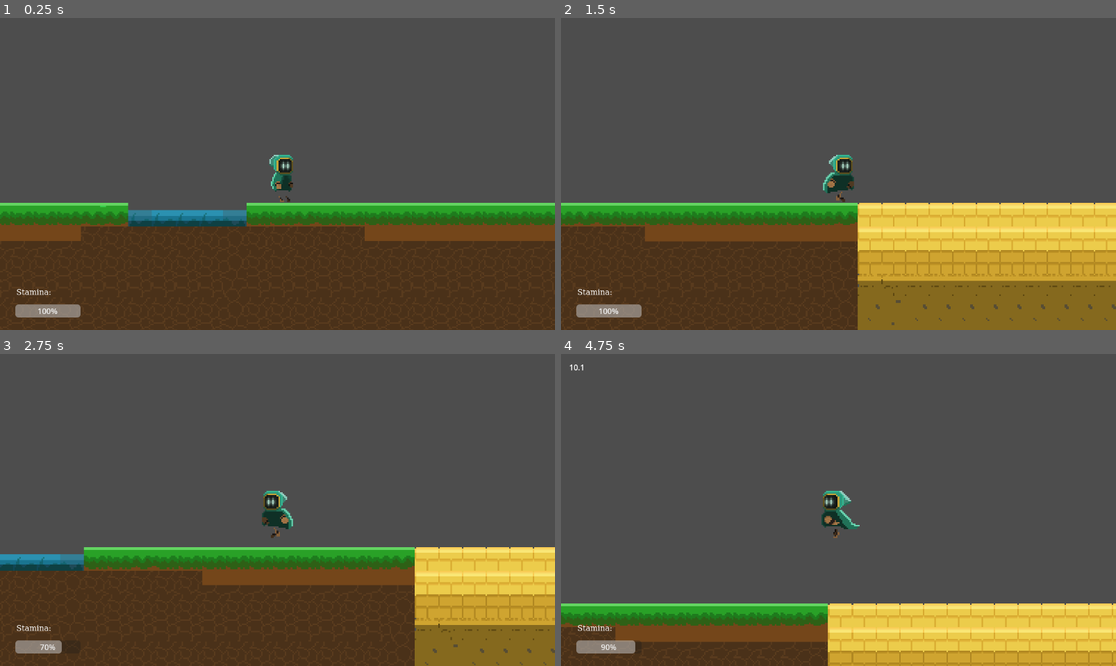
Above: before the commit, frames 1-4 (two rows, left to right).
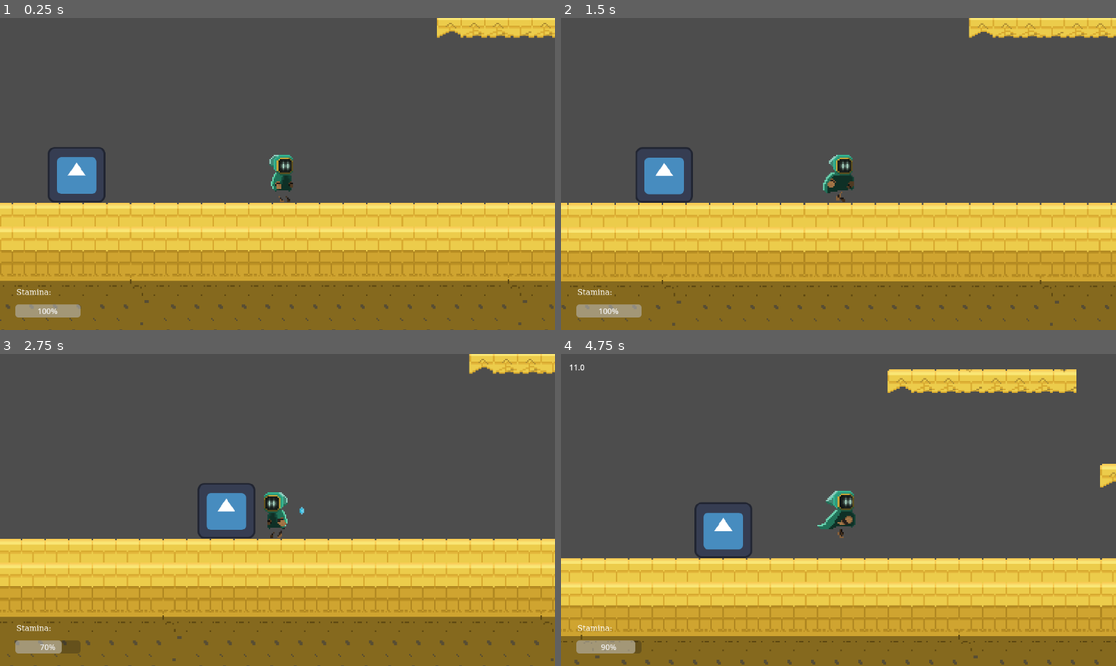
Above: after the commit, the same moments.

Repository: jodzai/engage-strani
Game: Godot game, scene res://scenes/game.tscn
The game is run twice, just before and just after one commit, with the same random seed, the same clock (stepped at 60 frames per second) and the same inputs. This scene is started directly instead of the project's main scene. The engine's default icon, where the game draws it, is replaced by a stand-in: a white triangle on a blue panel in a dark square.
Inputs (mouse positions are in pixels of both pictures, inside the frame that each line leads up to):
- Up to frame 1 (0.25 s): no input
- Up to frame 2 (1.5 s): move the mouse to (960, 158) at 0.52 s; hold D (move_right) from 0.53 s (still down); tap T (test, bound only after the commit) at 0.6 s; tap Space (jump) at 0.77 s; tap Y (test 2, bound only after the commit) at 0.8, 1.35 s; move the mouse to (727, 189) at 1.27 s
- Up to frame 3 (2.75 s): tap Space (jump) at 1.52 s; tap T (test, bound only after the commit) at 1.55 s; move the mouse to (333, 441) at 2.02 s; release D (move_right) at 2.03 s; hold A (move_left) from 2.03 s (still down); right-click (333, 441) at 2.1 s; tap Y (test 2, bound only after the commit) at 2.3 s
- Up to frame 4 (4.75 s): move the mouse to (810, 572) at 2.77 s; release A (move_left) at 2.78 s; hold D (move_right) 2.78-4.28 s; tap F (freeze) at 2.85 s; tap Space (jump) at 3.02, 3.77, 4.52 s; tap T (test, bound only after the commit) at 3.05, 3.6, 4.55 s; move the mouse to (1005, 556) at 3.52 s; tap Y (test 2, bound only after the commit) at 3.8, 4.35 s; move the mouse to (672, 463) at 4.27 s; hold A (move_left) from 4.28 s (still down)

The runs differ from the first frame. In frame 1, 43% of the frame differs, in the area x 0-100%, y 0-100%; in frame 2, 26%; in frame 3, 37%; in frame 4, 38%.
Error after the commit: Invalid access to property or key 'position' on a base object of type 'Nil'. (res://scripts/snapshot_ability.gd:28)

Commit message:
rewind implemented

Diff:
--- a/igrica/project.godot
+++ b/igrica/project.godot
@@ -11,9 +11,13 @@
 [application]
 
 config/name="igrica"
-run/main_scene="uid://de6cok17gxqkb"
+run/main_scene="uid://d55jmirscwnu"
 config/features=PackedStringArray("4.4", "GL Compatibility")
 config/icon="res://icon.svg"
+
+[global_group]
+
+enemies=""
 
 [input]
 
@@ -42,6 +46,16 @@
 "events": [Object(InputEventKey,"resource_local_to_scene":false,"resource_name":"","device":-1,"window_id":0,"alt_press …(192 unchanged characters)…
 ]
 }
+test={
+"deadzone": 0.2,
+"events": [Object(InputEventKey,"resource_local_to_scene":false,"resource_name":"","device":-1,"window_id":0,"alt_pressed":false,"shift_pressed":false,"ctrl_pressed":false,"meta_pressed":false,"pressed":false,"keycode":0,"physical_keycode":84,"key_label":0,"unicode":116,"location":0,"echo":false,"script":null)
+]
+}
+"test 2"={
+"deadzone": 0.2,
+"events": [Object(InputEventKey,"resource_local_to_scene":false,"resource_name":"","device":-1,"window_id":0,"alt_pressed":false,"shift_pressed":false,"ctrl_pressed":false,"meta_pressed":false,"pressed":false,"keycode":0,"physical_keycode":89,"key_label":0,"unicode":121,"location":0,"echo":false,"script":null)
+]
+}
 
 [rendering]
 
--- a/igrica/scenes/enemy.gd
+++ /dev/null
@@ -1,17 +0,0 @@
-extends CharacterBody2D
-var direction=1
-@onready var lr_timer: Timer = $lr_timer
-
-func _physics_process(delta: float) -> void:
-	velocity.x=100*direction
-
-	move_and_slide()
-
-
-
-
-func _on_ready() -> void:
-	lr_timer.start(2)
-
-func _on_lr_timer_timeout() -> void:
-	direction*=-1
--- a/igrica/scenes/enemy.tscn
+++ b/igrica/scenes/enemy.tscn
@@ -1,7 +1,7 @@
 [gd_scene load_steps=3 format=3 uid="uid://dtl1o6u1inyiq"]
 
 [ext_resource type="Texture2D" uid="uid://qpg4gacbmye0" path="res://icon.svg" id="1_7p1mj"]
-[ext_resource type="Script" path="res://scenes/enemy.gd" id="1_md0e3"]
+[ext_resource type="Script" uid="uid://c8hw0cs3ypxvo" path="res://scripts/enemy.gd" id="1_md0e3"]
 
 [node name="enemy" type="CharacterBody2D"]
 script = ExtResource("1_md0e3")
@@ -12,6 +12,7 @@
 texture = ExtResource("1_7p1mj")
 
 [node name="lr_timer" type="Timer" parent="."]
+one_shot = true
 
 [connection signal="ready" from="." to="." method="_on_ready"]
 [connection signal="timeout" from="lr_timer" to="." method="_on_lr_timer_timeout"]
--- a/igrica/scenes/game.tscn
+++ b/igrica/scenes/game.tscn
@@ -1,8 +1,10 @@
-[gd_scene load_steps=10 format=4 uid="uid://d55jmirscwnu"]
+[gd_scene load_steps=12 format=4 uid="uid://d55jmirscwnu"]
 
+[ext_resource type="Script" uid="uid://dtor00dx7cthw" path="res://scripts/game.gd" id="1_iywne"]
 [ext_resource type="Texture2D" uid="uid://dbukp0ueo6nd0" path="res://assets/TileSets/Bricks_Front.png" id="1_uwrxv"]
 [ext_resource type="PackedScene" uid="uid://blf8o7dh1lja1" path="res://scenes/player.tscn" id="2_yqjtg"]
 [ext_resource type="PackedScene" uid="uid://dtl1o6u1inyiq" path="res://scenes/enemy.tscn" id="3_lnu2h"]
+[ext_resource type="PackedScene" uid="uid://b2c1c0dy37di3" path="res://scenes/snapshot.tscn" id="5_iywne"]
 
 [sub_resource type="TileSetAtlasSource" id="TileSetAtlasSource_yqjtg"]
 texture = ExtResource("1_uwrxv")
@@ -115,13 +117,14 @@
 [sub_resource type="LabelSettings" id="LabelSettings_lnu2h"]
 
 [node name="game" type="Node2D"]
+script = ExtResource("1_iywne")
 
 [node name="TileMapLayer" type="TileMapLayer" parent="."]
 tile_map_data = PackedByteArray("AAABABAAAAAIAAQAAAACABAAAAAIAAQAAAADABAAAAAIAAQAAAAEABAAAAAIAAQAAAAFABAAAAAIAAQAAAAGAB …(7968 unchanged characters)…
 tile_set = SubResource("TileSet_lnu2h")
 
 [node name="player" parent="." instance=ExtResource("2_yqjtg")]
-position = Vector2(541, 105)
+position = Vector2(1116, 112)
 
 [node name="StaticBody2D" type="StaticBody2D" parent="."]
 position = Vector2(208, 97)
@@ -161,5 +164,7 @@
 offset_bottom = 39.0
 label_settings = SubResource("LabelSettings_lnu2h")
 
-[node name="enemy" parent="." instance=ExtResource("3_lnu2h")]
+[node name="enemy" parent="." groups=["enemies"] instance=ExtResource("3_lnu2h")]
 position = Vector2(955, 133)
+
+[node name="snapshot" parent="." instance=ExtResource("5_iywne")]
--- /dev/null
+++ b/igrica/scenes/snapshot.tscn
@@ -0,0 +1,10 @@
+[gd_scene load_steps=2 format=3 uid="uid://b2c1c0dy37di3"]
+
+[ext_resource type="Script" uid="uid://b3hjwbnuibico" path="res://scripts/snapshot.gd" id="1_y4r4x"]
+
+[node name="Snapshot" type="Node"]
+script = ExtResource("1_y4r4x")
+
+[node name="rewind_time" type="Timer" parent="."]
+wait_time = 0.5
+one_shot = true
--- /dev/null
+++ b/igrica/scripts/enemy.gd
@@ -0,0 +1,34 @@
+class_name Enemy
+extends RewindableCharacter
+
+var direction=1
+
+var timer_value: float = 0
+var old_direction: int = 1
+
+@onready var lr_timer: Timer = $lr_timer
+
+func _physics_process(delta: float) -> void:
+	if can_move:
+		velocity.x=100*direction
+
+	move_and_slide()
+
+func begin_snapshot() -> void:
+	old_direction = direction
+	timer_value = lr_timer.time_left
+
+func pre_rewind() -> void:
+	lr_timer.paused = true
+
+func end_rewind() -> void:
+	direction = old_direction
+	lr_timer.paused = false
+	lr_timer.start(timer_value)
+
+func _on_ready() -> void:
+	lr_timer.start(2)
+
+func _on_lr_timer_timeout() -> void:
+	lr_timer.start(2)
+	direction*=-1
--- /dev/null
+++ b/igrica/scripts/game.gd
@@ -0,0 +1,16 @@
+class_name GameMain
+
+extends Node
+
+
+@onready var player: Player = $player
+@onready var enemy: Enemy = $enemy
+
+@onready var snapshot: Snapshot = $snapshot
+
+
+func _ready() -> void:
+	pass
+
+func _process(delta: float) -> void:
+	pass
--- a/igrica/scripts/player.gd
+++ b/igrica/scripts/player.gd
@@ -1,8 +1,9 @@
-extends CharacterBody2D
-
+class_name Player
+extends RewindableCharacter
 
 const SPEED = 200
-const JUMP_VELOCITY = -300.0
+const JUMP_VELOCITY = -400.0
+
 @onready var sprite: AnimatedSprite2D = $sprite
 @onready var stamina_bar: ProgressBar = $"../CanvasLayer/stamina_bar"
 @onready var time_manager: Node = $"../TimeManager"
@@ -22,6 +23,9 @@
 @onready var freeze_duration_timer: Timer = $freeze_duration_timer
 @onready var freeze_cooldown: Timer = $freeze_cooldown
 var freeze_ready=true
+
+@onready var game: GameMain = $".."
+
 func _physics_process(delta: float) -> void:
 
 	if not input_enabled:
@@ -40,6 +44,11 @@
 
 	if Input.is_action_just_pressed("dash"):
 		dash()
+
+	if Input.is_action_just_pressed("test"):
+		game.snapshot.begin_snapshot()
+	if Input.is_action_just_pressed("test 2"):
+		game.snapshot.pre_rewind()
 
 	# Get the input direction and handle the movement/deceleration.
 	# As good practice, you should replace UI actions with custom gameplay actions.
@@ -61,8 +70,19 @@
 	if Input.is_action_just_pressed("freeze") and not is_dashing:
 		start_freeze_sequence()
 
+	move_and_slide()
 
-	move_and_slide()
+func disable_input() -> void:
+	input_enabled = false
+
+func enable_input() -> void:
+	input_enabled = true
+
+func disable_vulnerability() -> void:
+	vulnerable = false
+
+func enable_vulnerability() -> void:
+	vulnerable = true
 
 func dash():
 	if not is_dashing and stamina>=30:
@@ -76,8 +96,6 @@
 		vulnerable=false
 		is_dashing=true
 		dash_timer.start(dash_time)
-
-
 
 func start_freeze_sequence():
 	if freeze_ready:
@@ -98,7 +116,6 @@
 	animation_lock = false
 	sekundara.start(stamina_refresh)
 
-
 func _process(delta: float) -> void:
 	stamina_bar.value=stamina
 
@@ -111,8 +128,6 @@
 	if(stamina<100):
 		stamina+=5
 
-
-
 func _on_freeze_timer_timeout() -> void:
 	input_enabled = true
 	get_tree().paused = true
@@ -122,7 +137,6 @@
 func _on_freeze_duration_timer_timeout() -> void:
 	get_tree().paused=false
 
-
 func _on_freeze_cooldown_timeout() -> void:
 	freeze_ready=true
 	freeze_cd_label.visible=false
--- /dev/null
+++ b/igrica/scripts/rewindable_character.gd
@@ -0,0 +1,16 @@
+class_name RewindableCharacter
+
+extends CharacterBody2D
+
+var can_move: bool = true
+
+var snapshot_ability: SnapshotAbility = SnapshotAbility.new(self)
+
+func begin_snapshot() -> void:
+	pass
+
+func pre_rewind() -> void:
+	pass
+
+func end_rewind() -> void:
+	pass
--- /dev/null
+++ b/igrica/scripts/snapshot.gd
@@ -0,0 +1,54 @@
+class_name Snapshot
+
+extends Node
+
+@onready var player: Player = $"../player"
+@onready var enemy: Enemy = $"../enemy"
+
+@onready var rewind_time: Timer = $rewind_time
+
+var rewind_duration: float = 25
+
+# flags
+var is_rewinding: bool = false
+
+
+func _ready() -> void:
+	pass
+
+func _process(delta: float) -> void:
+	if !is_rewinding:
+		return
+
+	enemy.snapshot_ability.rewind(rewind_duration)
+	player.snapshot_ability.rewind(rewind_duration)
+
+	if rewind_time.is_stopped():
+		end()
+
+func begin_snapshot() -> void:
+	player.snapshot_ability.begin_snapshot()
+	enemy.snapshot_ability.begin_snapshot()
+
+func pre_rewind() -> void:
+	is_rewinding = true
+
+	player.disable_vulnerability()
+	player.disable_input()
+
+	player.snapshot_ability.pre_rewind()
+	enemy.snapshot_ability.pre_rewind()
+
+	rewind_time.start()
+
+func cancel() -> void:
+	end()
+
+func end() -> void:
+	player.snapshot_ability.end()
+	enemy.snapshot_ability.end()
+
+	is_rewinding = false
+
+	player.enable_vulnerability()
+	player.enable_input()
--- /dev/null
+++ b/igrica/scripts/snapshot_ability.gd
@@ -0,0 +1,78 @@
+class_name SnapshotAbility
+
+var entity: RewindableCharacter
+
+var start_state: State
+var end_state: State
+
+func _init(entity: CharacterBody2D):
+	self.entity = entity
+	start_state = null
+	end_state = null
+
+func begin_snapshot() -> void:
+	start_state = State.new(entity)
+	entity.begin_snapshot()
+
+func pre_rewind() -> void:
+	entity.pre_rewind()
+	end_state = State.new(entity)
+	entity.can_move = false
+	entity.velocity.x = 0
+	entity.velocity.y = 0
+
+func is_done() -> bool:
+	return start_state.position.is_at(entity)
+
+func rewind(rewind_duration: float) -> void:
+	var distance = Distance.new(start_state.position, end_state.position)
+
+	entity.global_position.x = move_toward(
+		entity.global_position.x,
+		start_state.position.x,
+		distance.delta_x / rewind_duration
+	)
+
+	entity.global_position.y = move_toward(
+		entity.global_position.y,
+		start_state.position.y,
+		distance.delta_y / rewind_duration
+	)
+
+func end() -> void:
+	entity.can_move = true
+	entity.velocity.x = start_state.velocity_x
+	entity.velocity.y = start_state.velocity_y
+	entity.end_rewind()
+	start_state = null
+	end_state = null
+
+
+class State:
+	var position: Position
+	var velocity_x: int
+	var velocity_y: int
+
+	func _init(entity: CharacterBody2D):
+		self.position = Position.new(
+			entity.global_position.x,
+			entity.global_position.y,
+		)
+		velocity_x = entity.velocity.x
+		velocity_y = entity.velocity.y
+
+class Distance:
+	var delta_x: int
+	var delta_y: int
+
+	func _init(p1: Position, p2: Position):
+		delta_x = abs(p2.x - p1.x)
+		delta_y = abs(p2.y - p1.y)
+
+class Position:
+	var x: int
+	var y: int
+
+	func _init(x, y):
+		self.x = x
+		self.y = y
Not shown, added: igrica/assets/Player_Sprites/Mage_Dash.png.import
Not shown: 1 places in igrica/scenes/player.tscn that only renumber resources
Renamed: igrica/scenes/enemy.gd.uid -> igrica/scripts/enemy.gd.uid
Not shown, added: igrica/scripts/game.gd.uid
Not shown, added: igrica/scripts/rewindable_character.gd.uid
Not shown, added: igrica/scripts/snapshot.gd.uid
Not shown, added: igrica/scripts/snapshot_ability.gd.uid
